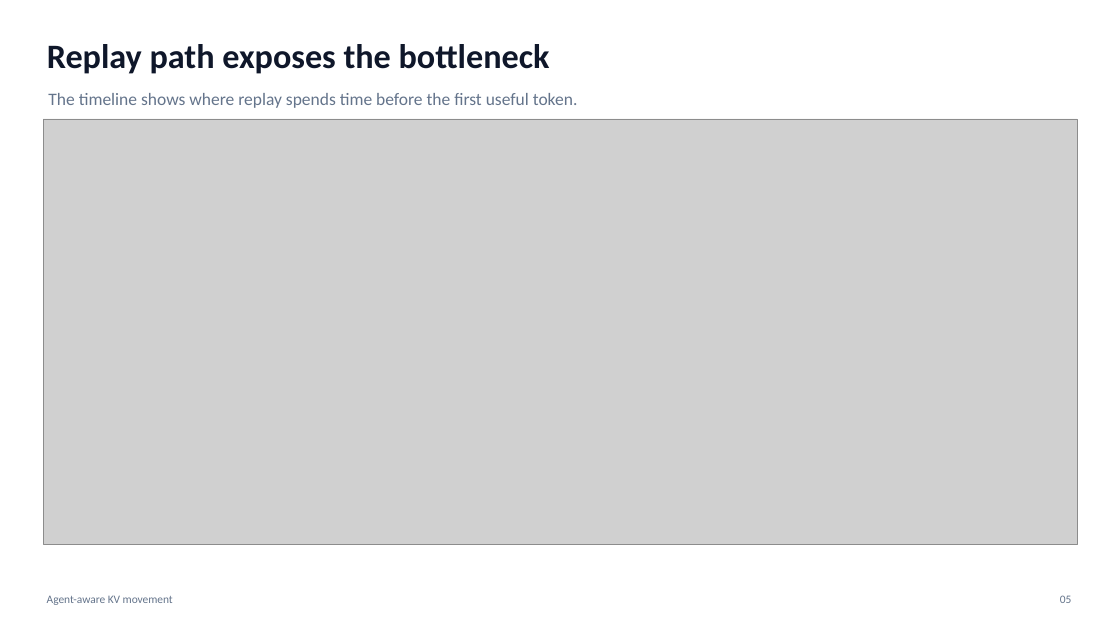
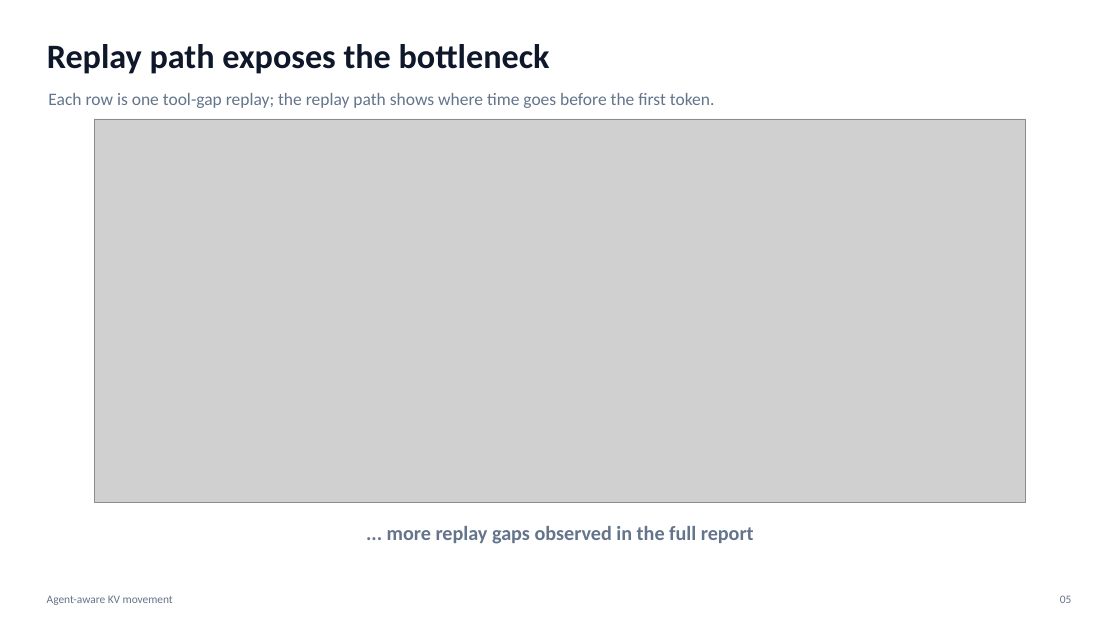
Before and after one commit to the308official-afk/agentic-hardware, a slide deck: slide 5 of sglang_direct_kv/artifacts/slides/agent_aware_kv_movement_manager_deck.pptx. Drawn at 1120x630 pixels with LibreOffice and Linux fonts; fonts in the diff are those of the drawing; grey boxes stand for pictures. Boxes give left, top, right and bottom in pixels: in the first picture for what was removed or moved away, otherwise in the second. Text is boxed around its words. In the diff, an @@ line names an element or a change of style, - is before the commit and + after.

Commit message:
Make replay bottleneck slide more readable

```diff
--- a/sglang_direct_kv/artifacts/slides/agent_aware_kv_movement_manager_deck.pptx
+++ b/sglang_direct_kv/artifacts/slides/agent_aware_kv_movement_manager_deck.pptx
@@ text at box(48, 93, 715, 108): text changed @@
-The timeline shows where replay spends time before the first useful token.
+Each row is one tool-gap replay; the replay path shows where time goes before the first token.
@@ picture: place and size @@
-picture at box(43, 119, 1077, 544)
+picture at box(94, 119, 1026, 502)
@@ text added at box(387, 526, 754, 544), 17.2 pt, text #64748B, bold @@
+... more replay gaps observed in the full report
```
Also in this commit, not shown: 5 other files.
